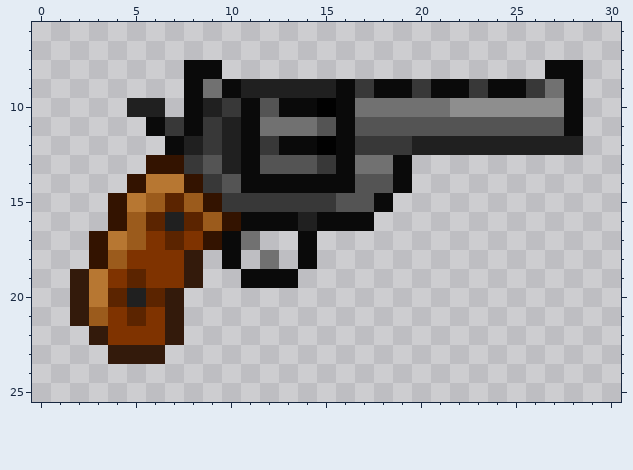
Pixel-art sprite, stored at Resources/Textures/Nuclear14/Objects/Weapons/Guns/Revolvers/magnum.rsi/bolt-open.png. The picture above is the old version.
The file is 32x32 pixels. Colours within 5 levels of each other are drawn and written as one. Shown: x 0..30, y 6..25.
After the commit:
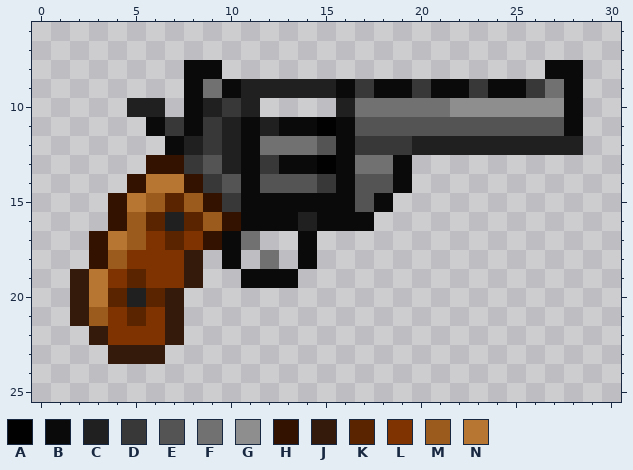
Palette (. is transparent): A #010101  B #0a0a0a  C #202020  D #383838  E #545454  F #717171  G #8e8e8e  H #331300  J #331a0b  K #5b2400  L #7f3300  M #9b5b1c  N #b77732
Commit: bolt open corrections for most guns
Changes in this commit:
y 10: x 11..16 BEBBAB -> C....C
y 11: x 12..15 FFFE -> CBBA
y 12: x 12..15 DBBA -> FFFE
y 13: x 12..15 EEED -> DBBA
y 14: x 12..15 BBBB -> EEED
y 15: x 11..16 DDDDDE -> BBBBBB
Boxes around the changes in both pictures, in picture pixels (x1, y1, x2, y2):
changed: (241, 98, 355, 212)
